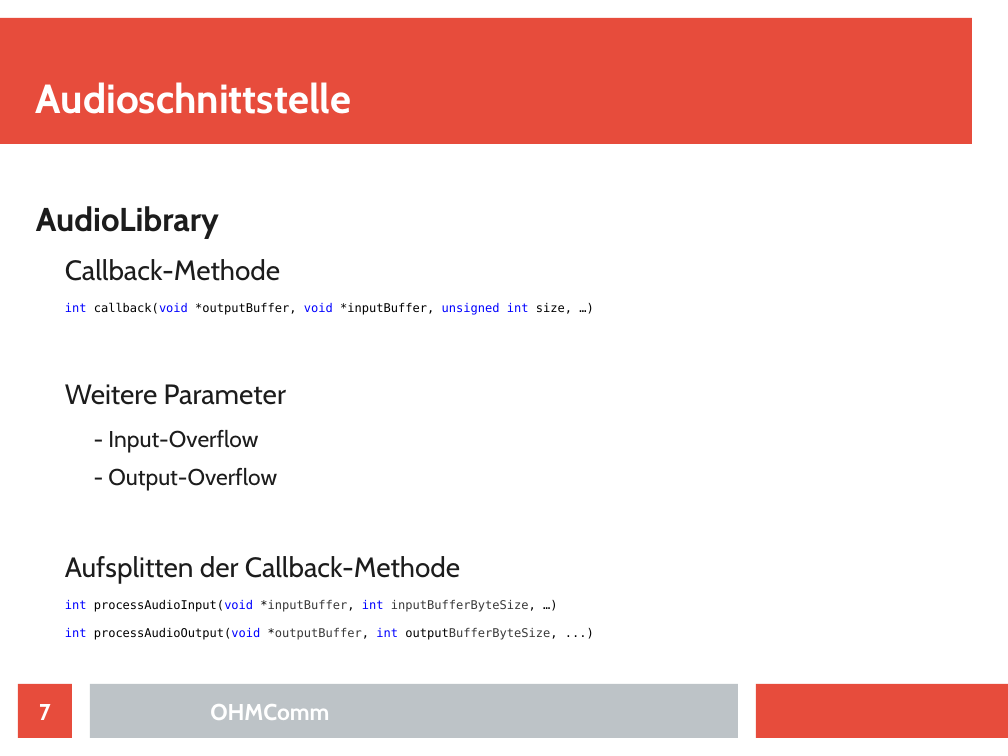
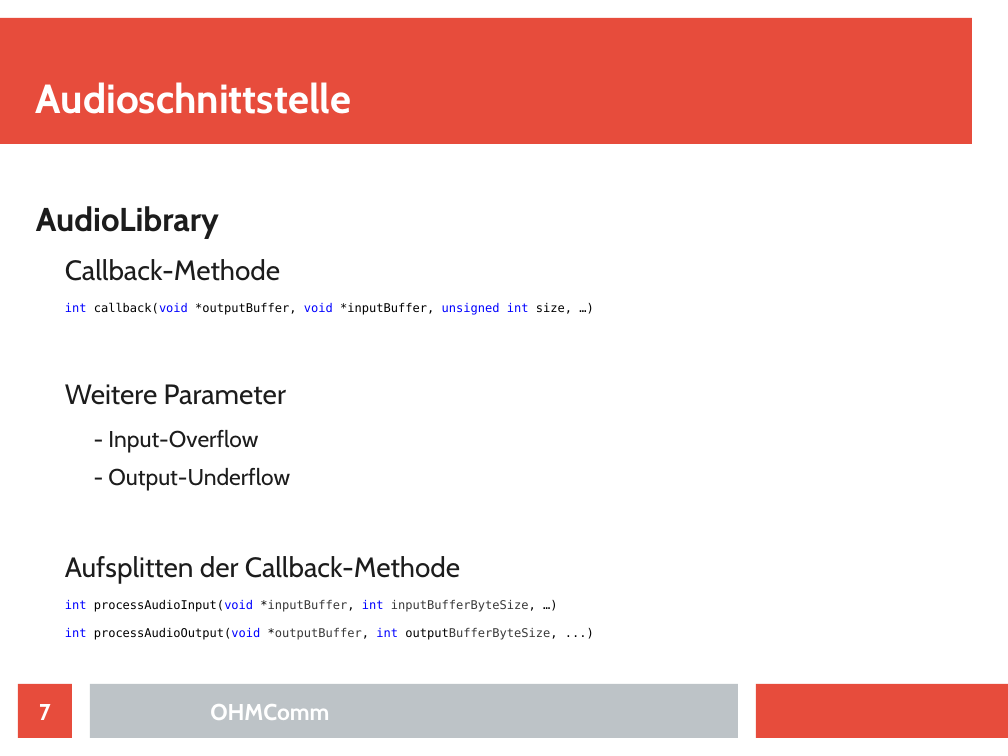
Before and after one commit to doe300/OHMComm, a slide deck: slide 7 of documents/OHMCommPres.odp. Drawn at 1008x756 pixels with LibreOffice and Linux fonts; fonts in the diff are those of the drawing. Boxes give left, top, right and bottom in pixels: in the first picture for what was removed or moved away, otherwise in the second. Text is boxed around its words. In the diff, an @@ line names an element or a change of style, - is before the commit and + after.

Commit message:
Update Presentation

```diff
--- a/documents/OHMCommPres.odp
+++ b/documents/OHMCommPres.odp
@@ text at (108, 468, 290, 491): text changed @@
-    - Output-Overflow
+    - Output-Underflow
```
Also in this commit, not shown: 2 other slides changed.
